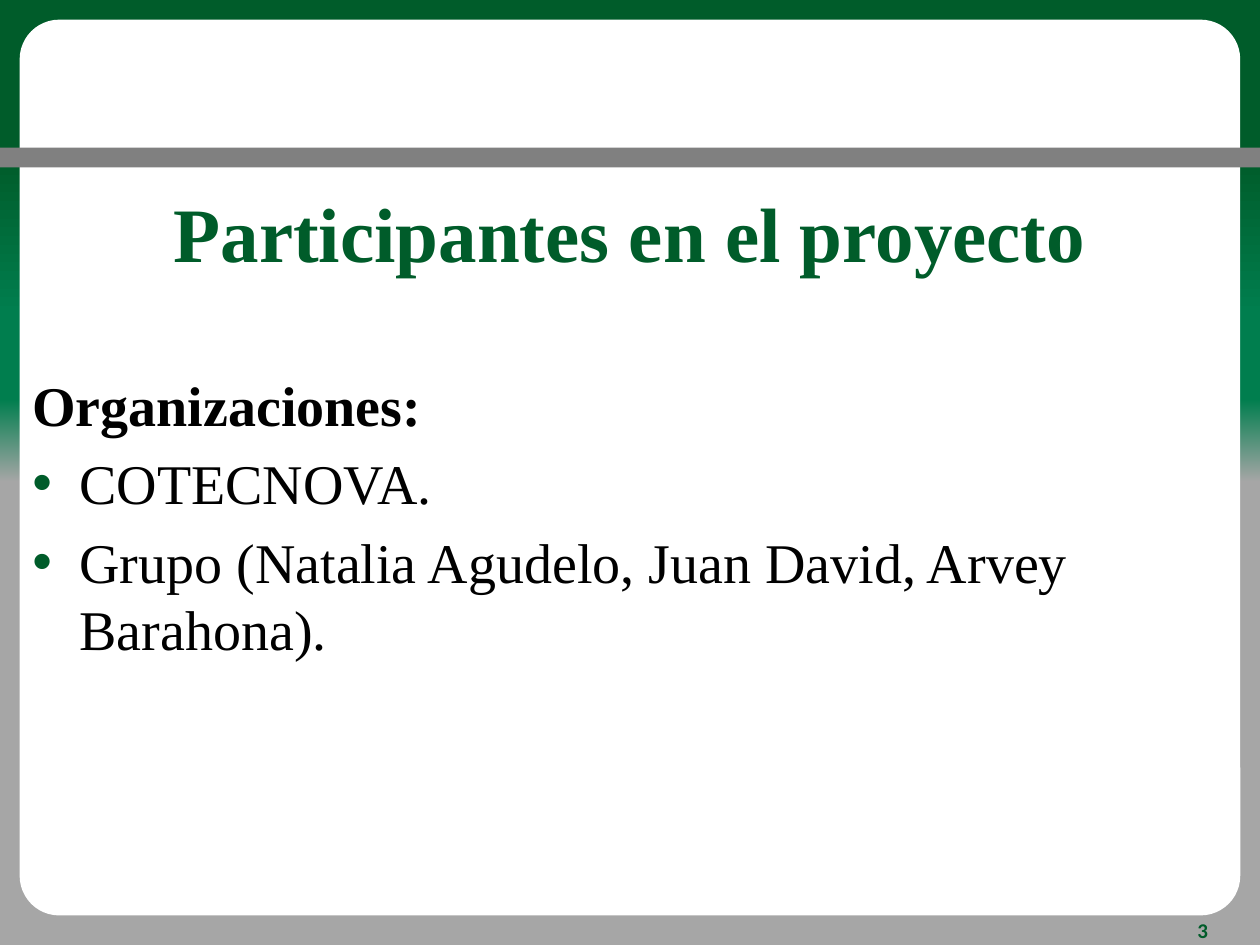
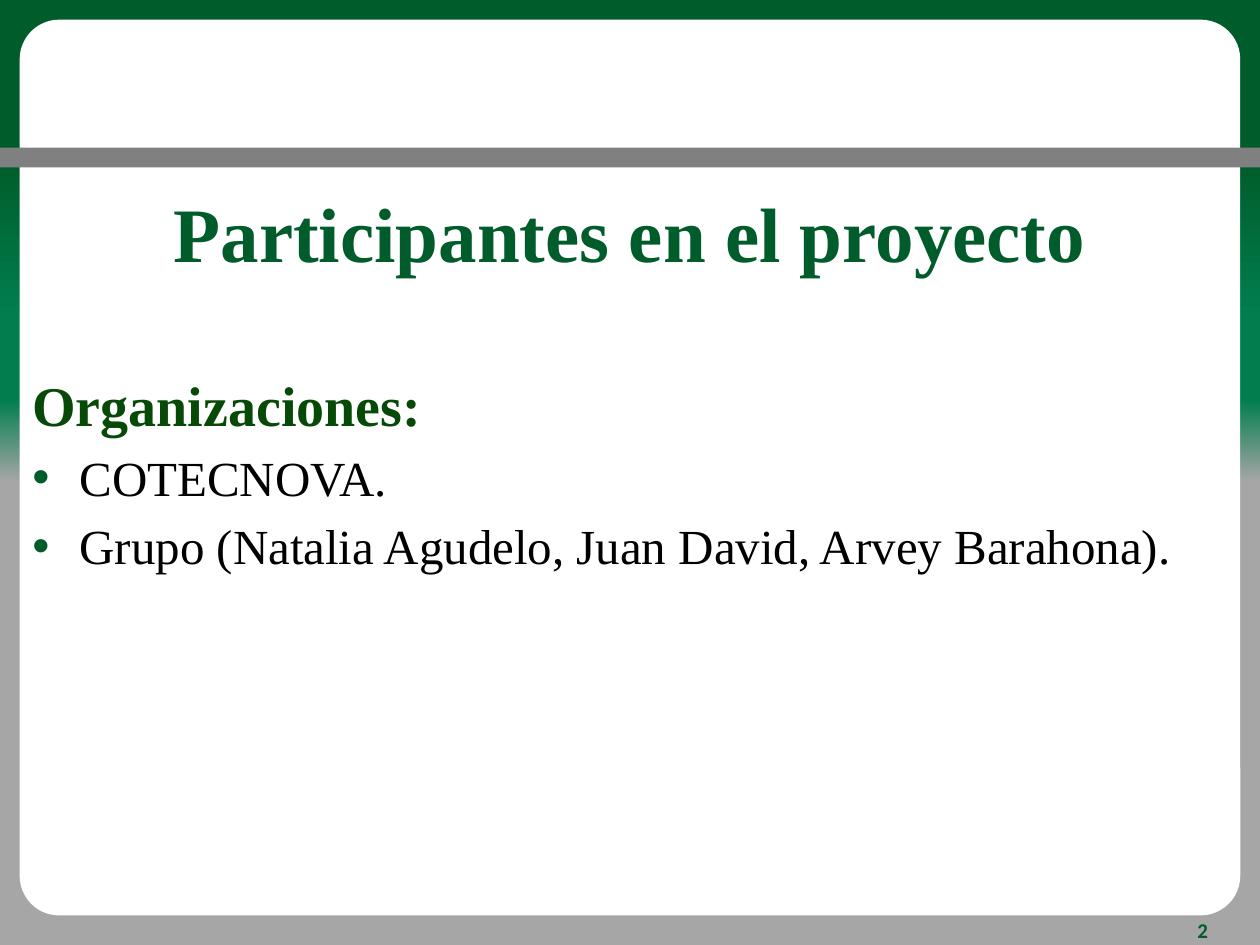
Before and after one commit to JDavidHR/Integrador, a slide deck: slide 2 of Documentos/Proyecto/Power_Point_Requerimientos.pptx (slide 3 before the commit). Drawn at 1260x945 pixels with LibreOffice and Linux fonts; fonts in the diff are those of the drawing; background and template pictures are left out. Boxes give left, top, right and bottom in pixels: in the first picture for what was removed or moved away, otherwise in the second. Text is boxed around its words. In the diff, an @@ line names an element or a change of style, - is before the commit and + after.

```diff
--- a/Documentos/Proyecto/Power_Point_Requerimientos.pptx
+++ b/Documentos/Proyecto/Power_Point_Requerimientos.pptx
@@ text "Organizaciones:" at (32,387,1170,574): text colour #000000 to #074907 in "Organizaciones:"; size 32 to 28 pt in "COTECNOVA.", "Grupo (Natalia Agudelo, Juan David, Arvey Barahona)." @@
@@ page number at (1197,924,1208,938): text changed @@
-3
+2
```
Also in this commit, not shown: 10 other slides changed, 6 slides added, 4 slides removed.
